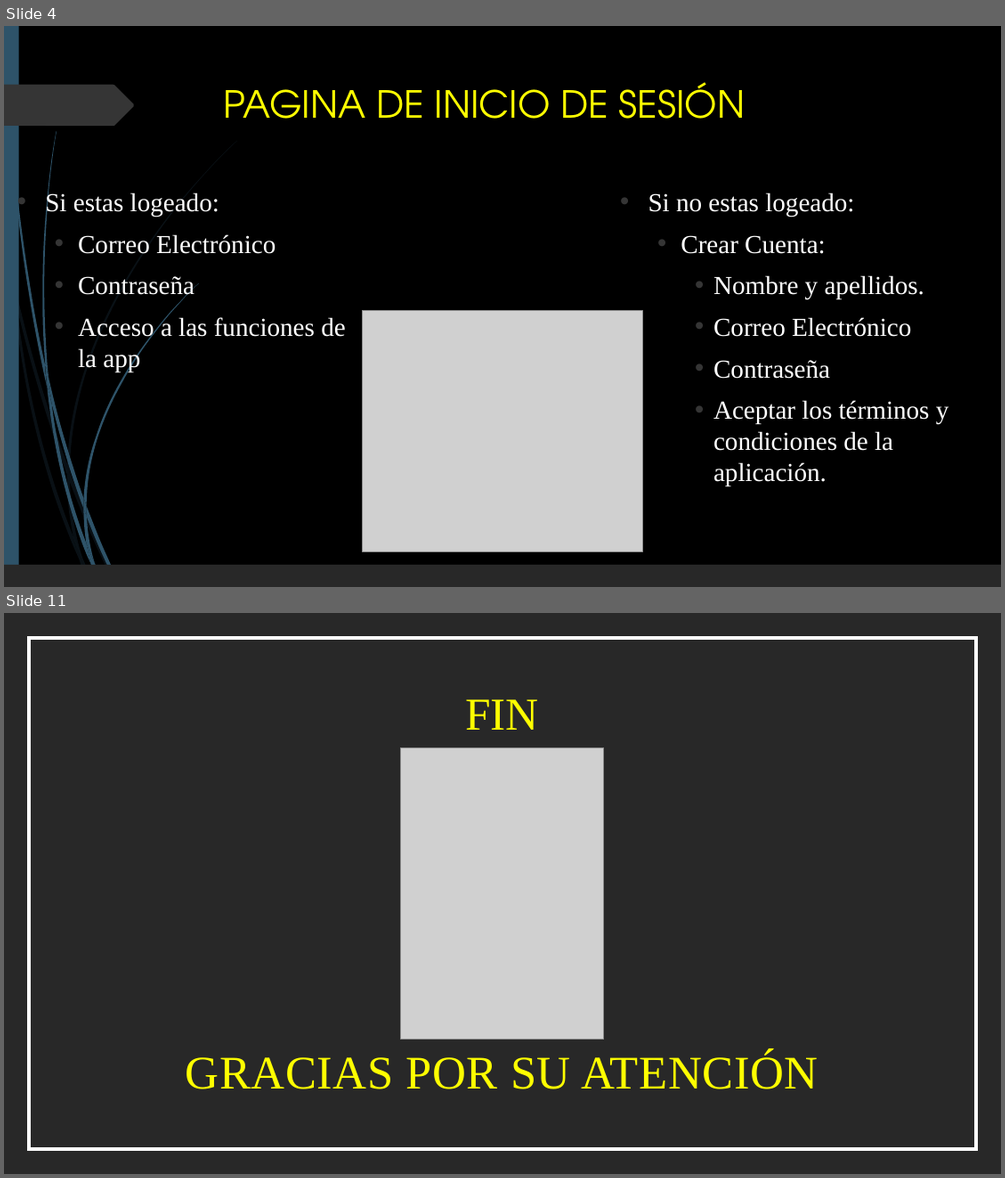
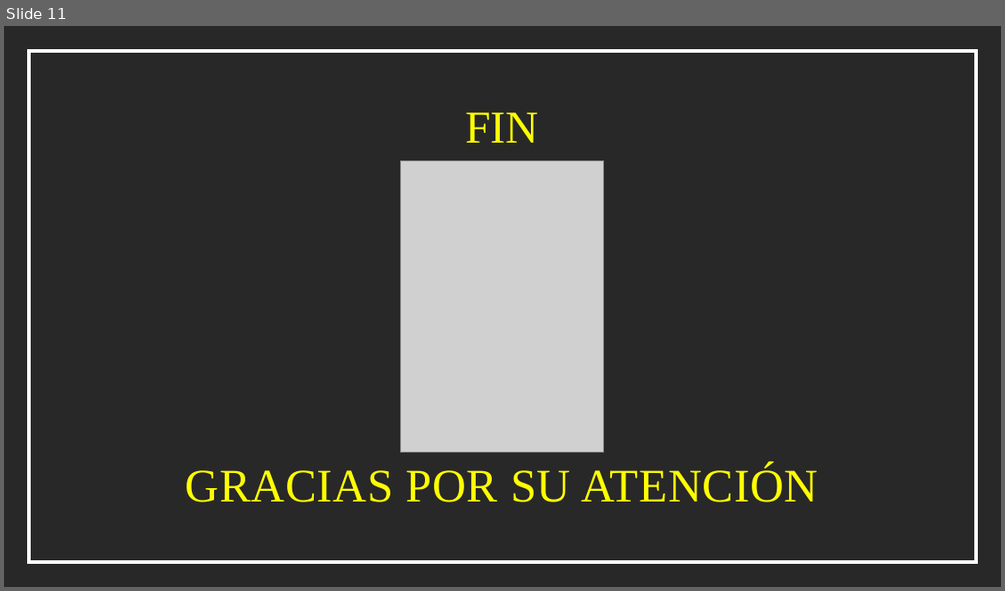
Before and after one commit to JavierRamiro8/Temple-Body, a slide deck: Documentacion/TEMPLE BODY.pptx. Shown one above the other, each under a label of ours: slides 4 and 11 before the commit, slide 11 after it; the slides between them are not shown. The pictures are 1005x1178 and 1005x591 pixels, drawn with LibreOffice and Linux fonts; fonts in the diff are those of the drawing; grey boxes stand for pictures. Boxes give left, top, right and bottom in pixels: in the first picture for what was removed or moved away, otherwise in the second. Text is boxed around its words. In the diff, an @@ line names an element or a change of style, - is before the commit and + after.

```diff
--- a/Documentacion/TEMPLE BODY.pptx
+++ b/Documentacion/TEMPLE BODY.pptx
@@ slide 4 removed at (4,26,1001,587), background #000000 @@
@@ rectangle removed at (4,26,19,587) @@
@@ freeform shape removed at (4,85,134,126) @@
@@ title removed at (224,82,744,119) @@
-PAGINA DE INICIO DE SESIÓN
@@ text removed at (45,191,345,371) @@
-• Si estas logeado:
-  • Correo Electrónico
-  • Contraseña
-  • Acceso a las funciones de la app
@@ text removed at (648,192,949,486) @@
-• Si no estas logeado:
-  • Crear Cuenta:
-    • Nombre y apellidos.
-    • Correo Electrónico
-    • Contraseña
-    • Aceptar los términos y condiciones de la aplicación.
@@ picture removed at (362,311,643,552) @@
@@ group removed at (4,141,237,587): 10 freeform shapes @@
@@ group removed at (7,26,198,587): 12 freeform shapes @@
@@ rectangle removed at (4,564,1001,587) @@
```
Also in this commit, not shown: 5 slides changed, 5 slides added, 4 other slides removed, 1 other file.
